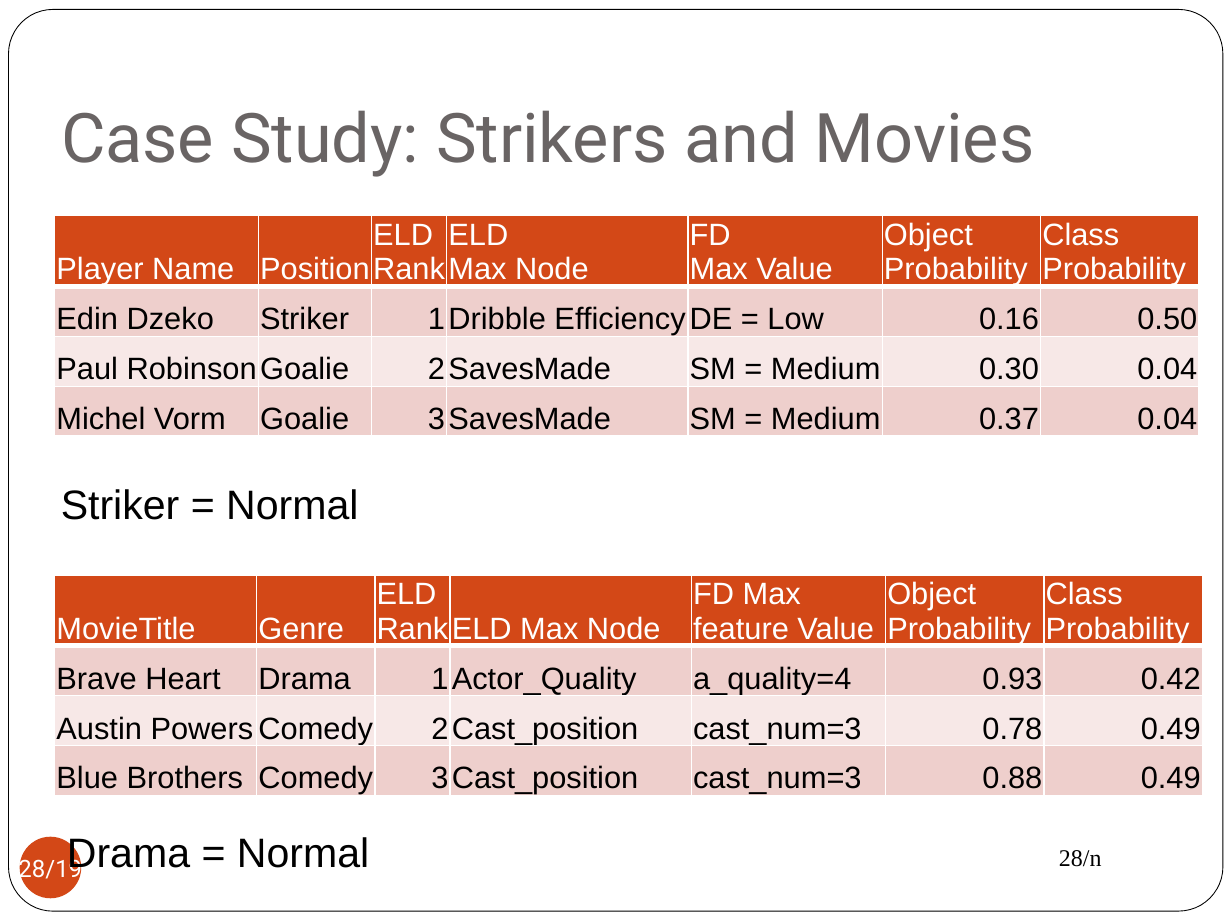
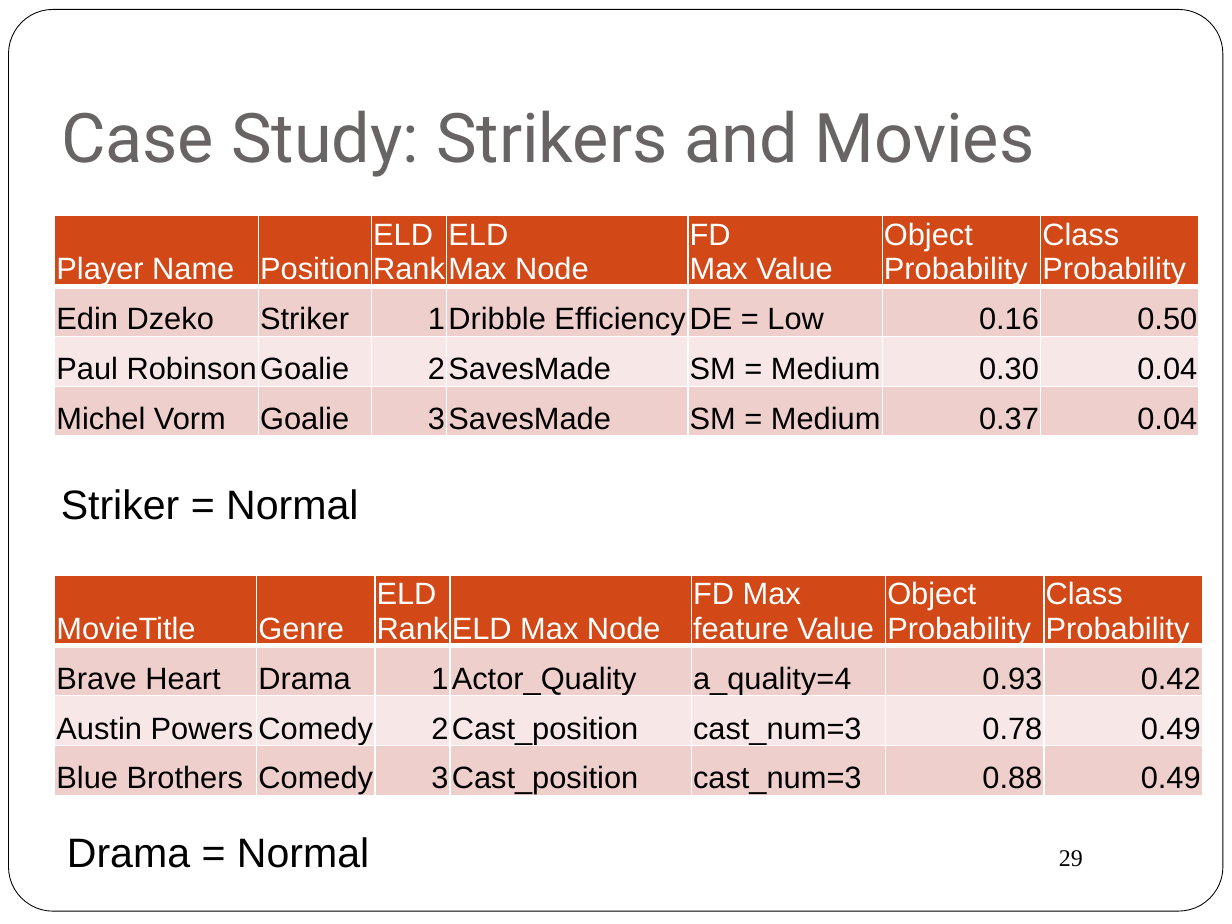
Before and after one commit to oschulte/srl-tutorial-slides, a slide deck: slide 29 of ch6-anomaly.pptx (slide 28 before the commit). Drawn at 1232x924 pixels with LibreOffice and Linux fonts; fonts in the diff are those of the drawing. Boxes give left, top, right and bottom in pixels: in the first picture for what was removed or moved away, otherwise in the second. Text is boxed around its words. In the diff, an @@ line names an element or a change of style, - is before the commit and + after.

```diff
--- a/ch6-anomaly.pptx
+++ b/ch6-anomaly.pptx
@@ page number removed at (x1=20, y1=837, x2=81, y2=898) @@
-28/19
@@ page number at (x1=1059, y1=850, x2=1083, y2=867): text changed @@
-28/n
+29
```
Also in this commit, not shown: 21 other slides changed, 2 slides added, 2 slides removed.
